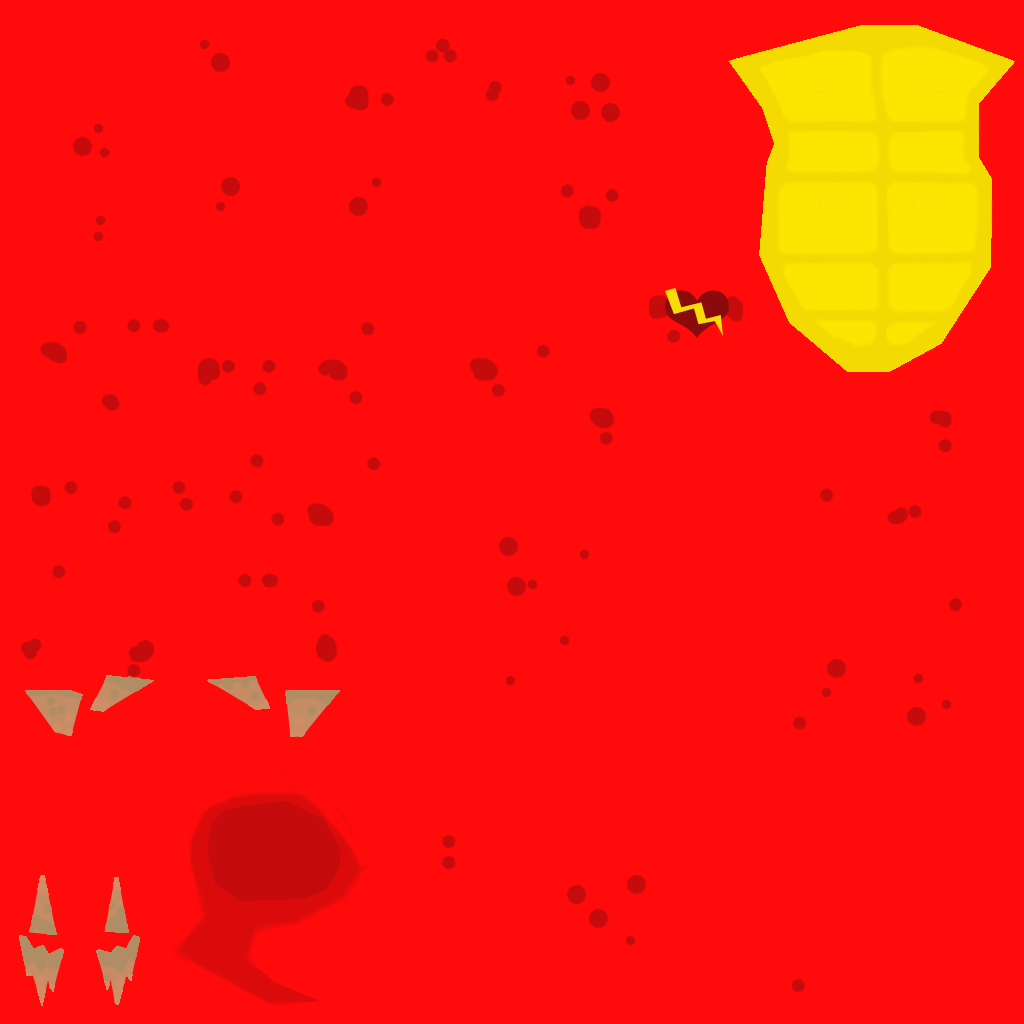
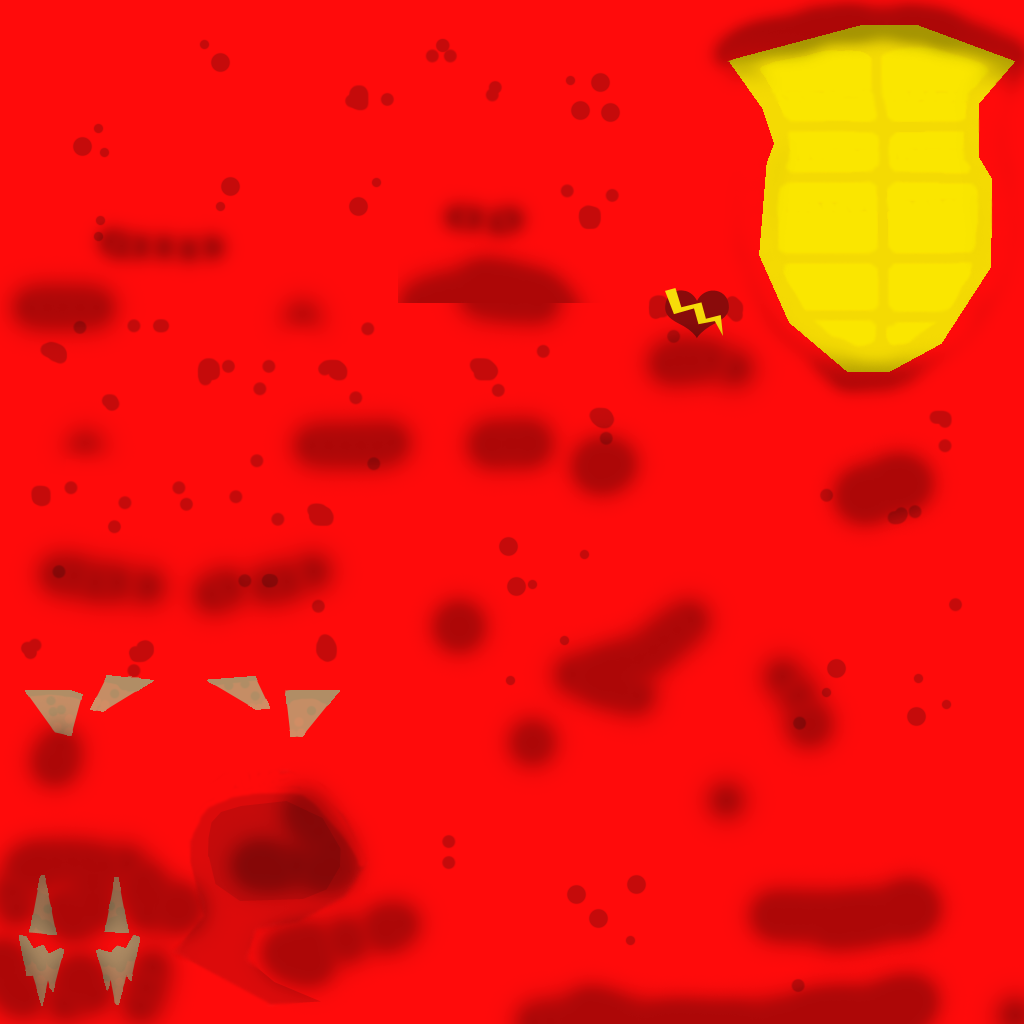
Layer changes from the first 1024x1024 image to the second:
added layer "Ambient" above "Shapes" over [0, 0, 1024, 1024]
